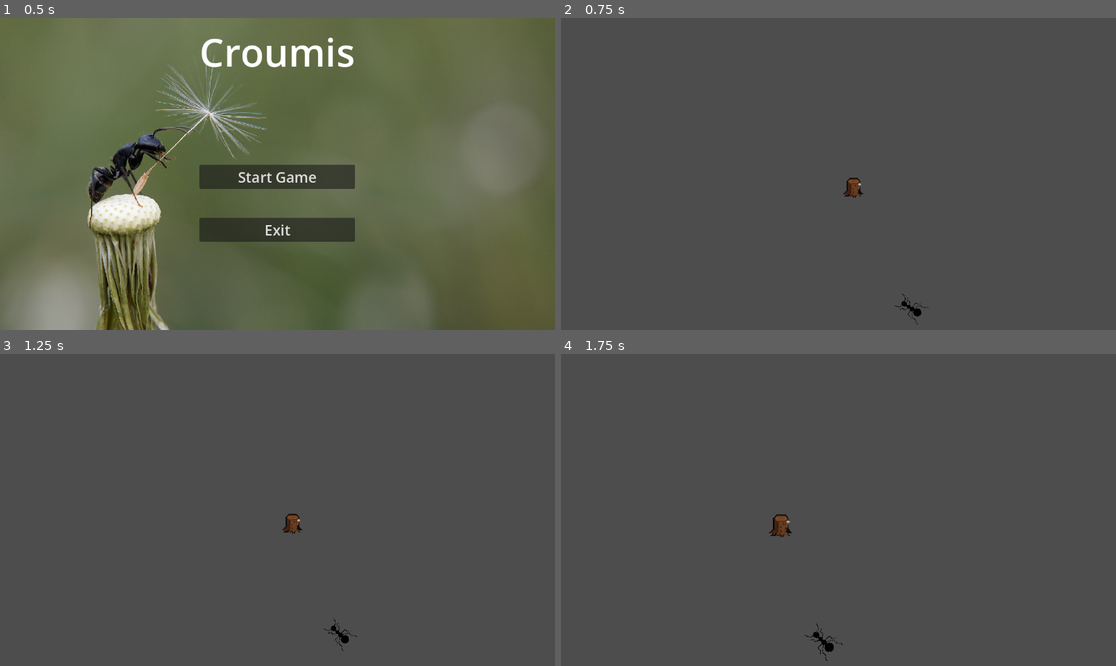
Above: before the commit, frames 1-4 (two rows, left to right).
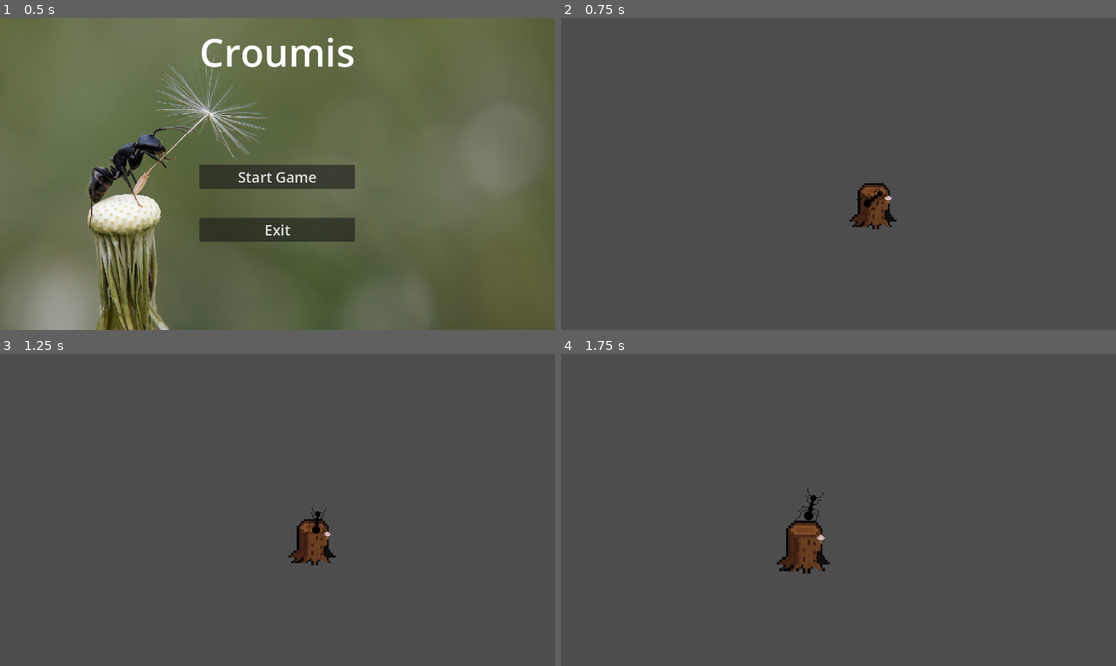
Above: after the commit, the same moments.

Repository: lotuscramoisi/Croumis
Game: Godot game, scene res://scene/main_menu.tscn
The game is run twice, just before and just after one commit, with the same random seed, the same clock (stepped at 60 frames per second) and the same inputs.
Inputs (mouse positions are in pixels of both pictures, inside the frame that each line leads up to):
- Up to frame 1 (0.5 s): no input
- Up to frame 2 (0.75 s): click "Start Game" at 0.5 s
- Up to frame 3 (1.25 s): no input
- Up to frame 4 (1.75 s): move the mouse to (960, 494) at 1.27 s; hold D (input_right) from 1.28 s (still down); tap Mouse wheel down (input_scroll_down) at 1.35 s

Frame 1 is identical in both runs. In frame 2, 1.1% of the frame differs, in the area x 50-67%, y 51-99%; in frame 3, 1.1%; in frame 4, 1.5%, in the area x 37-51%, y 42-99%.

Commit message:
Ants can die

Diff:
--- a/scene/AntMoving.gd
+++ b/code/AntHandling.gd
@@ -1,8 +1,11 @@
-extends Sprite2D
+extends Node2D
 
 enum State { WANDERING, HUNTING}
 
-const SPEED = 60
+
+@export var LIFESPAN: float = 100
+@export var SPEED: float = 60
+var age: float = 0
 var velocity = Vector2.ZERO
 var current_state = State.WANDERING
 var target_position = Vector2.ZERO
@@ -14,6 +17,8 @@
 
 # Called every frame. 'delta' is the elapsed time since the previous frame.
 func _process(delta: float) -> void:
+	is_alive(delta)
+
 	match current_state:
 		State.WANDERING:
 			wander_behavior()
@@ -25,6 +30,14 @@
 	# Flip the sprite when changing direction
 	if velocity.length() > 0:
 		rotation = velocity.angle() + PI / 2
+
+func is_alive(delta):
+	age += delta
+	if age >= LIFESPAN:
+		die()
+
+func die():
+	queue_free()
 
 func wander_behavior():
 	if randf() < 0.10:
--- a/code/spawnAnt.gd
+++ b/code/spawnAnt.gd
@@ -4,11 +4,14 @@
 @export var ant: PackedScene
 @export var spawn_layer: int = 1
 @export var enemy_parent: Node2D
+@onready var timer = $Timer
 
 func _ready() -> void:
+	timer.timeout.connect(spawn_ant)
 	spawn_ant()
 
 func spawn_ant():
+	print("Spawn ant")
 	var spawn_positions = get_spawn_positions()
 	if spawn_positions.is_empty():
 		print("No spawn positions available!")
--- /dev/null
+++ b/scene/ant.tscn
@@ -0,0 +1,9 @@
+[gd_scene load_steps=3 format=3 uid="uid://dnfy43lai5m1"]
+
+[ext_resource type="Script" path="res://code/AntHandling.gd" id="1_7b4hm"]
+[ext_resource type="PackedScene" uid="uid://bwaaiywstlel6" path="res://scene/fourmie.tscn" id="2_abg4r"]
+
+[node name="Ant" type="Node2D"]
+script = ExtResource("1_7b4hm")
+
+[node name="Ant" parent="." instance=ExtResource("2_abg4r")]
--- a/scene/fourmie.tscn
+++ b/scene/fourmie.tscn
@@ -1,8 +1,6 @@
-[gd_scene load_steps=3 format=3 uid="uid://b44rpcwb78k1y"]
+[gd_scene load_steps=2 format=3 uid="uid://bwaaiywstlel6"]
 
 [ext_resource type="Texture2D" uid="uid://ir4me35o6drk" path="res://assets/foumie.png" id="1_3m6iq"]
-[ext_resource type="Script" path="res://scene/AntMoving.gd" id="2_gxqfj"]
 
-[node name="Sprite2D" type="Sprite2D"]
+[node name="Ant" type="Sprite2D"]
 texture = ExtResource("1_3m6iq")
-script = ExtResource("2_gxqfj")
--- a/scene/game.tscn
+++ b/scene/game.tscn
@@ -1,14 +1,23 @@
-[gd_scene load_steps=4 format=3 uid="uid://d3ms6mwgycy7l"]
+[gd_scene load_steps=5 format=3 uid="uid://d3ms6mwgycy7l"]
 
-[ext_resource type="PackedScene" uid="uid://b44rpcwb78k1y" path="res://scene/fourmie.tscn" id="1_3f6nr"]
 [ext_resource type="PackedScene" uid="uid://cx3t6flflc4ln" path="res://scene/camera.tscn" id="2_ynv8h"]
-[ext_resource type="PackedScene" path="res://Worldmap.tscn" id="3_0ooj0"]
+[ext_resource type="PackedScene" uid="uid://k70qvyf720uu" path="res://Worldmap.tscn" id="3_0ooj0"]
+[ext_resource type="PackedScene" uid="uid://dnfy43lai5m1" path="res://scene/ant.tscn" id="4_82kjx"]
+[ext_resource type="Script" path="res://code/spawnAnt.gd" id="4_mn7sr"]
 
 [node name="game" type="Node2D"]
-
-[node name="Sprite2D" parent="." instance=ExtResource("1_3f6nr")]
-position = Vector2(160, 281)
 
 [node name="CharacterBody2D" parent="." instance=ExtResource("2_ynv8h")]
 
 [node name="TileMapLayer" parent="." instance=ExtResource("3_0ooj0")]
+scale = Vector2(2.34578, 2.34578)
+
+[node name="SpawnerAnts" type="Node2D" parent="." node_paths=PackedStringArray("tilemap", "enemy_parent")]
+script = ExtResource("4_mn7sr")
+tilemap = NodePath("../TileMapLayer")
+ant = ExtResource("4_82kjx")
+enemy_parent = NodePath(".")
+
+[node name="Timer" type="Timer" parent="SpawnerAnts"]
+wait_time = 10.0
+autostart = true
Not shown: 1 places in scene/main_menu.tscn that only renumber resources
